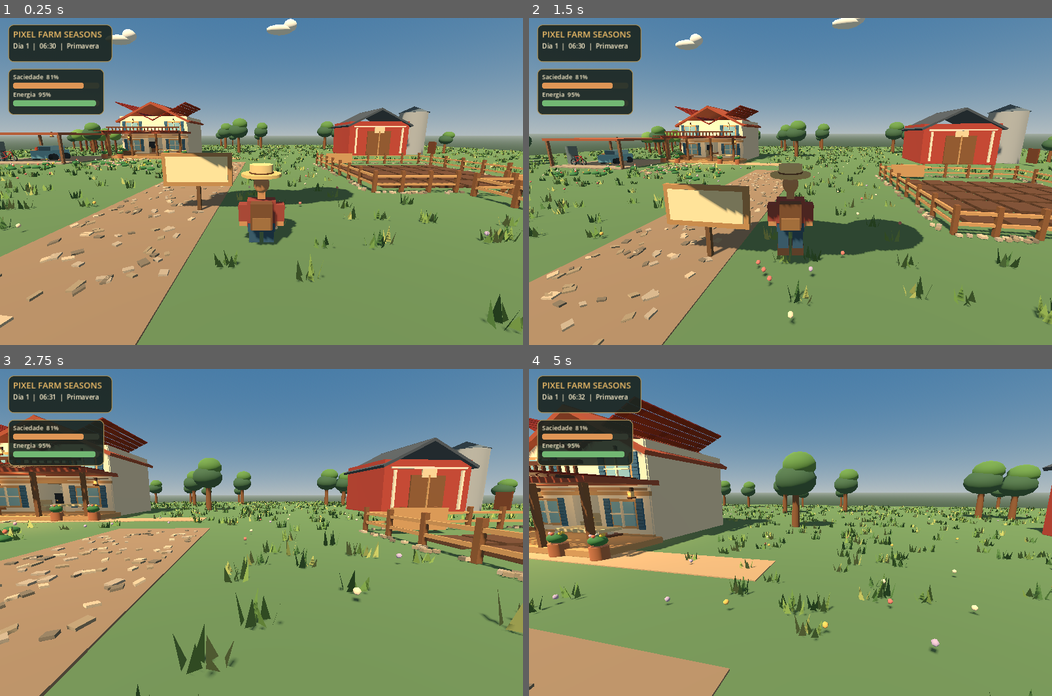
Above: before the commit, frames 1-4 (two rows, left to right).
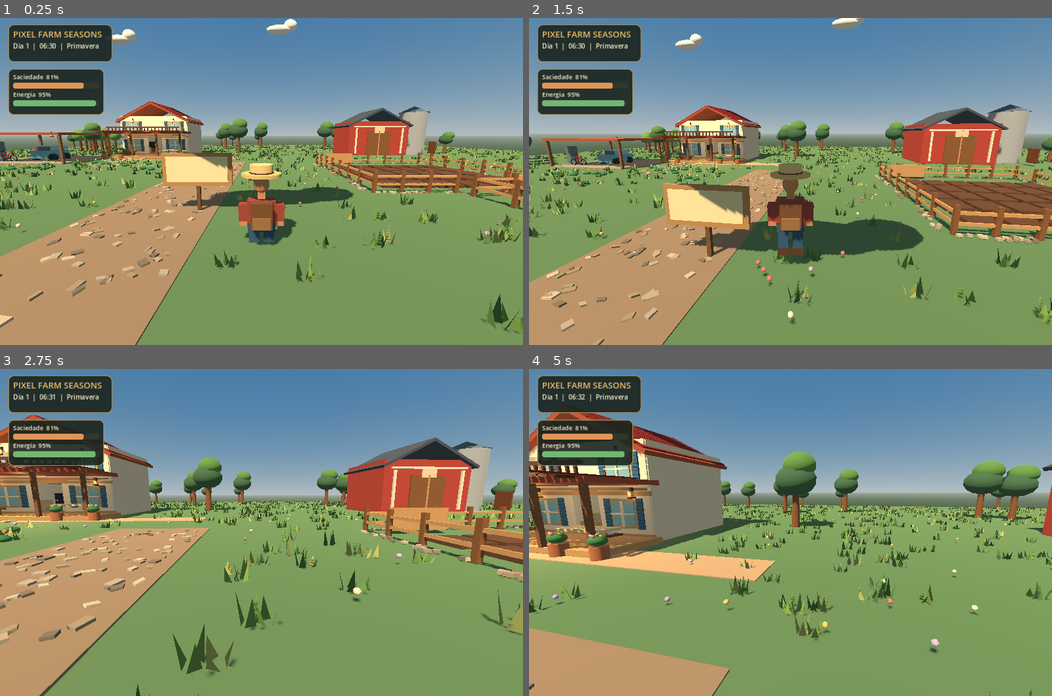
Above: after the commit, the same moments.

Repository: juniordev830/pixel-farm-seasons
Game: Godot game, scene res://scenes/farm_world.tscn
Same seed, same stepped clock (60 frames per second), same inputs: the game is played once before the commit and once after it.
Inputs (mouse positions are in pixels of both pictures, inside the frame that each line leads up to):
- Up to frame 1 (0.25 s): no input
- Up to frame 2 (1.5 s): tap Enter (ui_accept) at 0.5 s; move the mouse to (816, 181) at 0.52 s; hold Ctrl (crouch) 0.53-1.28 s; hold W (move_forward) from 0.53 s (still down); tap Space (jump) at 0.77 s; move the mouse to (764, 181) at 1.27 s; tap Shift (sprint) at 1.35 s
- Up to frame 3 (2.75 s): keep holding W (move_forward); tap Space (jump) at 1.52 s; move the mouse to (271, 525) at 2.02 s; hold V (toggle_camera) from 2.03 s (still down)
- Up to frame 4 (5 s): keep holding W (move_forward); move the mouse to (785, 539) at 2.77 s; release V (toggle_camera) at 2.78 s; tap F at 2.85 s; tap Space (jump) at 3.02, 3.77, 4.52 s; move the mouse to (827, 535) at 3.52 s; tap G at 3.6 s; move the mouse to (748, 529) at 4.27 s; tap E at 4.35 s

The runs differ from the first frame. In frame 1, 0.3% of the frame differs, in the area x 22-42%, y 25-42%; in frame 2, 0.3%; in frame 3, 0.5%; in frame 4, 1.7%, in the area x 0-46%, y 9-50%.

Commit message:
fix(visual): align rooftop shingles with actual roof pitch and remove floating red spikes

Diff:
--- a/godot/scripts/visual_detail_pass.gd
+++ b/godot/scripts/visual_detail_pass.gd
@@ -127,7 +127,9 @@
     multi.use_colors = true
     multi.mesh = mesh
     multi.instance_count = 10 * 15
-    var rotation_basis := Basis(Vector3.FORWARD, angle)
+    # The roof slabs rotate around +Z. FORWARD is -Z in Godot and flipped
+    # the shingle pitch, leaving large spikes over both sides of the house.
+    var rotation_basis := Basis(Vector3.BACK, angle)
     var index := 0
     for col in range(10):
         for row in range(15):
